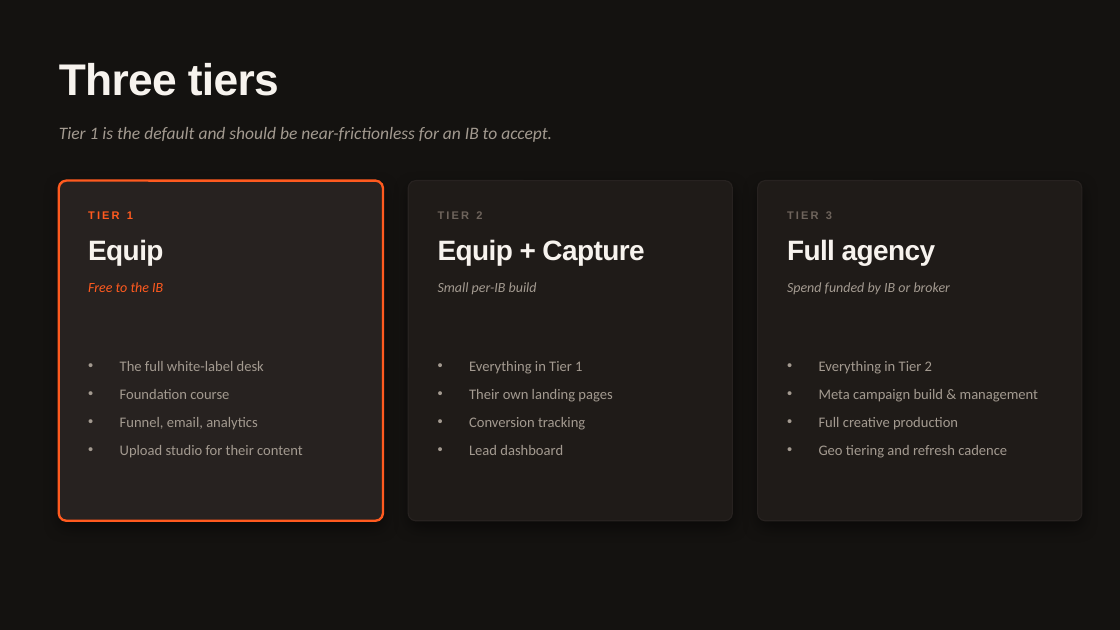
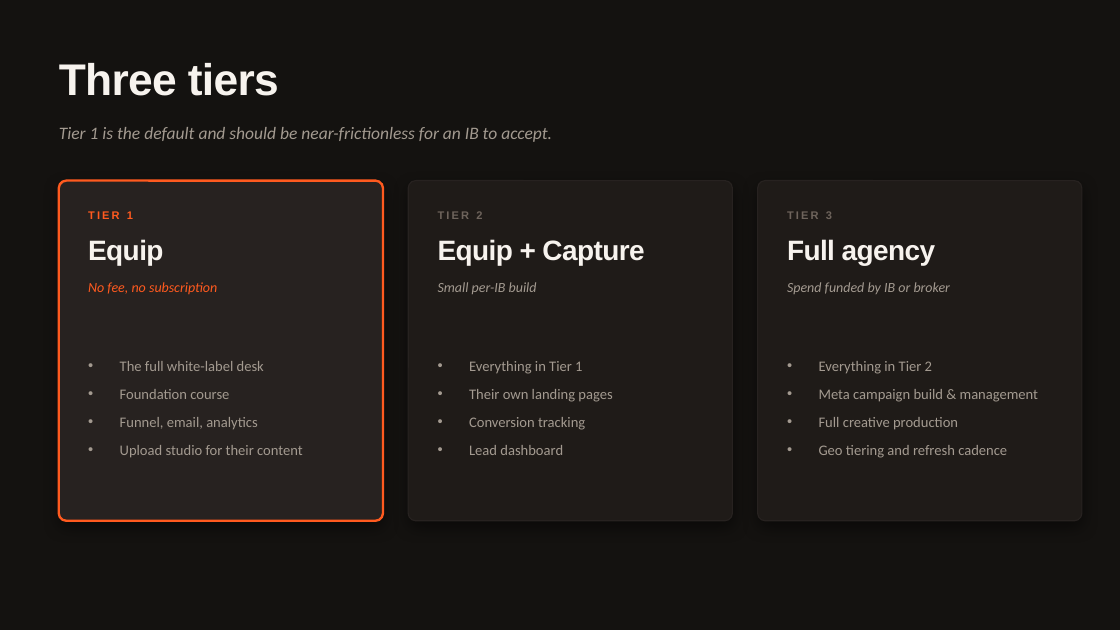
Before and after one commit to gordon-518/mmfx-member-app, a slide deck: slide 10 of mib-pack/MMFX-Dupoin-MIB-Deck.pptx. Drawn at 1120x630 pixels with LibreOffice and Linux fonts; fonts in the diff are those of the drawing. Boxes give left, top, right and bottom in pixels: in the first picture for what was removed or moved away, otherwise in the second. Text is boxed around its words. In the diff, an @@ line names an element or a change of style, - is before the commit and + after.

```diff
--- a/mib-pack/MMFX-Dupoin-MIB-Deck.pptx
+++ b/mib-pack/MMFX-Dupoin-MIB-Deck.pptx
@@ text at <box>88,282,217,295</box>: text changed @@
-Free to the IB
+No fee, no subscription
```
Also in this commit, not shown: 1 other slide changed, 5 other files.
